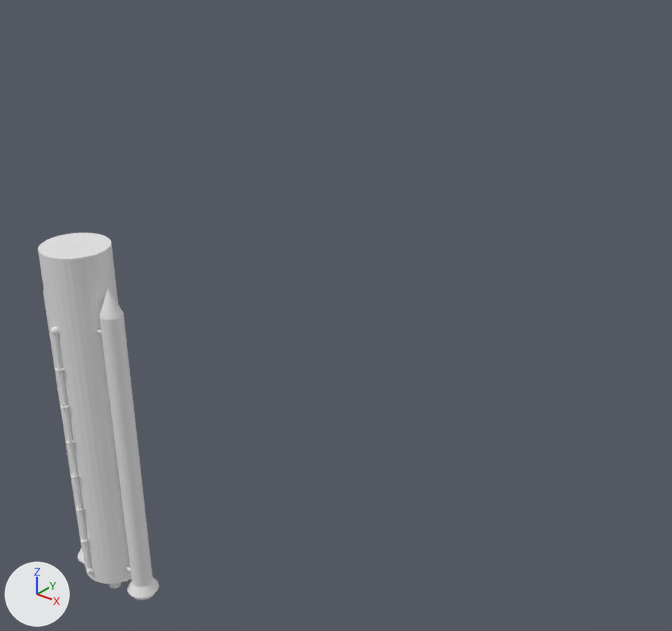
The Blender file obj_rocket_01.blend: old version first, new version second.
Camera for both pictures: a camera (50 mm lens) standing at (169.3, -117.0, 178.1) and looking at (63.2, 15.7, 95.8). Lighting does not change. The marker at lower left points along +X, +Y and +Z. The older version comes first.
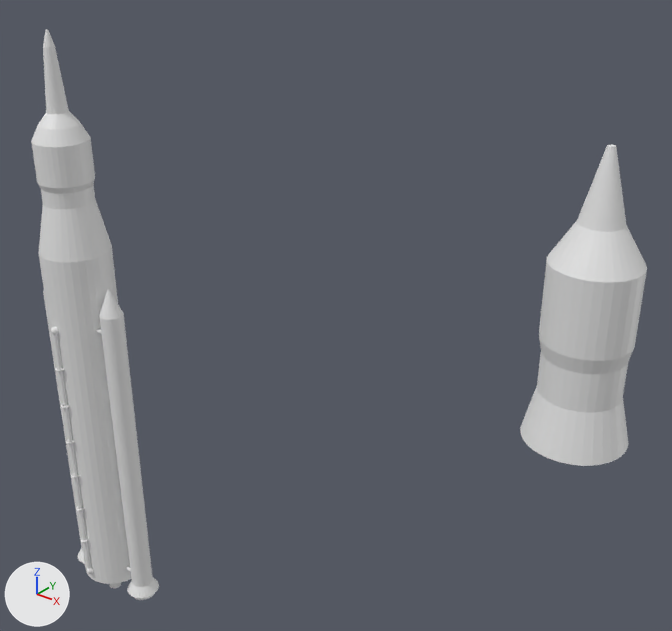
Commit message: adding top

What differs and where, as boxes [x1, y1, x2, y2] in the pictures (672 x 631 px):
'Cylinder', reshaped (7% wider, 58% taller)
    before: [38, 233, 131, 584]
    after: [31, 30, 131, 584]
'Cylinder.012', added
    after: [520, 145, 647, 466]

Patch to the scene script:
```diff
--- a/obj_rocket_01.blend.py
+++ b/obj_rocket_01.blend.py
@@ me_cylinder @@
 # used by ob_cylinder; location = (0.0, 0.0, 40.7); scale = (8.08, 8.07, 32.1)
-me_cylinder.from_pydata(...)  # 64 vertices, 34 faces; spans x -1.0..1.0, y -1.0..1.0, z -1.0..1.85
+me_cylinder.from_pydata(...)  # 320 vertices, 290 faces; spans x -1.0..1.0, y -1.0..1.0, z -1.0..3.32
+# me_cylinder part 1
+# 1 face is deleted
+# 32 vertices in x -1.0..1.0, y -1.0..1.0, z 1.85 move by (0.0, 0.0, -0.02)
+# 192 vertices are added at x -0.76..0.76, y -0.76..0.76, z 2.18..3.32
+# 32 new vertices lie (0.0, 0.0, 0.27) away from vertices in x -0.76..0.76, y -0.76..0.76, z 2.34
+# 32 new vertices lie (0.0, 0.0, 0.11) away from vertices in x -0.7..0.7, y -0.7..0.7, z 2.18
+# 257 new faces join them
@@ me_cylinder_013 @@
+me_cylinder_013.from_pydata(...)  # 224 vertices, 194 faces; spans x -1.0..1.0, y -1.0..1.0, z -1.0..4.63
@@ ob_cylinder_012 @@
+ob_cylinder_012 = bpy.data.objects.new('Cylinder.012', me_cylinder_013)
+ob_cylinder_012.location = (122.3, 0.0, 107.3)
+ob_cylinder_012.scale = (8.08, 8.07, 8.05)
```
